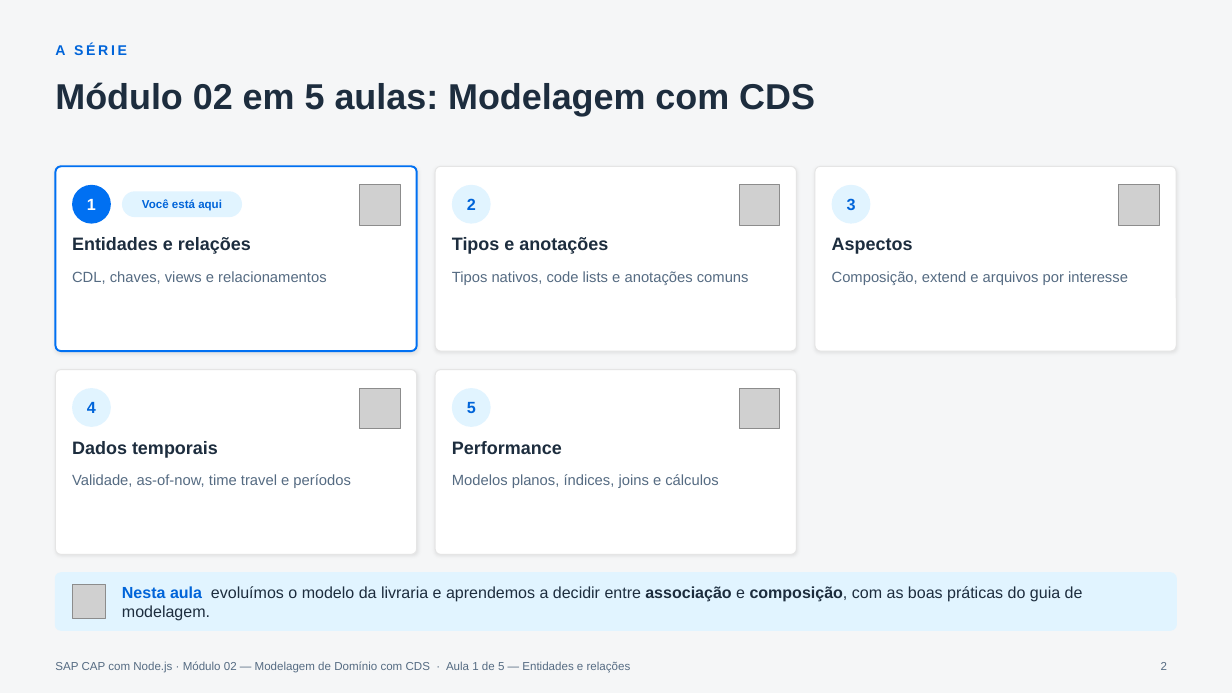
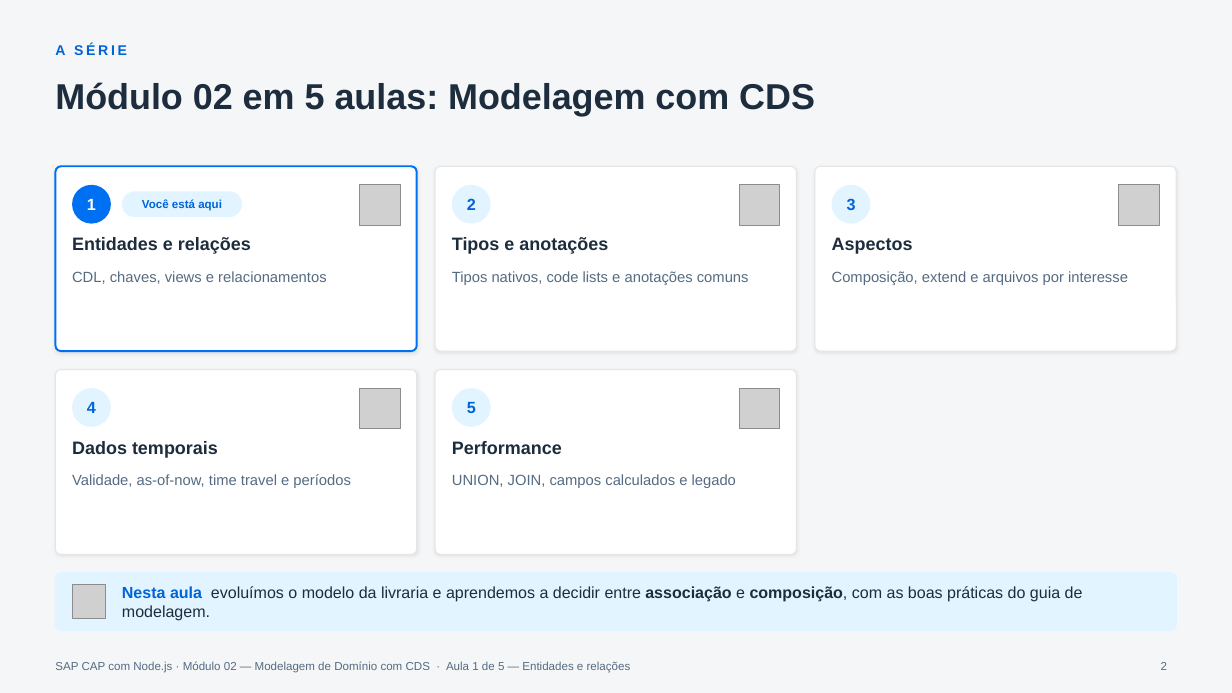
Before and after one commit to AdrianoBispo/estude-sap-cap-com-nodejs, a slide deck: slide 2 of modulo-02/02.01 - Entidades, associações e composições/02.01_Entidades_associacoes_e_composicoes.pptx. Drawn at 1232x693 pixels with LibreOffice and Linux fonts; fonts in the diff are those of the drawing; grey boxes stand for pictures. Boxes give left, top, right and bottom in pixels: in the first picture for what was removed or moved away, otherwise in the second. Text is boxed around its words. In the diff, an @@ line names an element or a change of style, - is before the commit and + after.

```diff
--- a/modulo-02/02.01 - Entidades, associações e composições/02.01_Entidades_associacoes_e_composicoes.pptx
+++ b/modulo-02/02.01 - Entidades, associações e composições/02.01_Entidades_associacoes_e_composicoes.pptx
@@ text at (x1=452, y1=474, x2=736, y2=488): text changed @@
-Modelos planos, índices, joins e cálculos
+UNION, JOIN, campos calculados e legado
```
